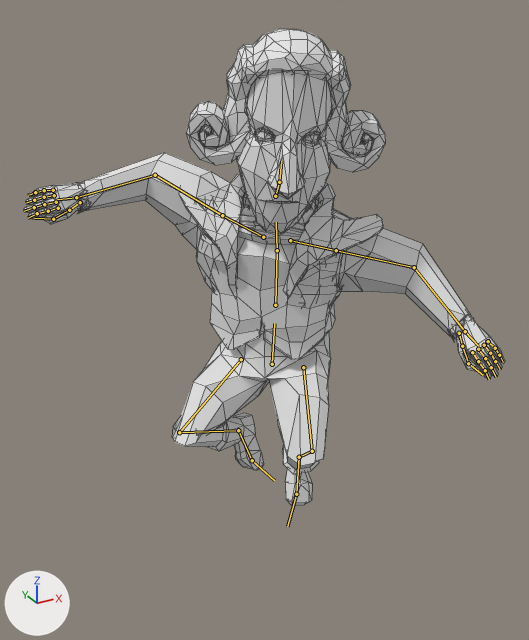
Before and after pictures for a commit that changed the FBX model Assets/Models/pasquale.fbx.
Before and after are seen from a camera (50 mm lens) standing at (-4.6, -8.1, 8.0) and looking at (-0.43, -0.51, 4.2). Arrows for +X, +Y and +Z are at lower left; the lights stay in place. Both versions are drawn at frame 1 of the action 'root|h_jumptoremap'; the numbers are the values there. The bones that bend it are drawn over the model as lines. Mesh edges are drawn as thin lines.

The first picture shows 'LOW', 'LOW.001'.
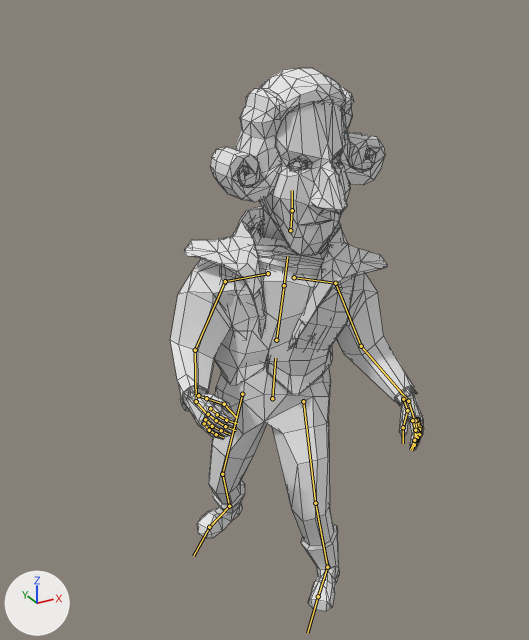
Location of each change, [x1, y1, x2, y2] in pixels of the pictures (529 x 640 px):
```json
{"object": "LOW", "change": "posed", "before": [24, 29, 505, 505], "after": [170, 68, 424, 611], "on screen": "47% narrower, 14% taller"}
{"object": "LOW.001", "change": "posed", "before": [179, 174, 383, 360], "after": [184, 207, 387, 395]}
{"bone": "root.x", "before": "(272, 364) to (274, 323)", "after": "(272, 398) to (275, 358)"}
{"bone": "thigh_stretch.l", "before": "(303, 367) to (312, 451)", "after": "(303, 401) to (315, 503)"}
{"bone": "leg_stretch.l", "before": "(312, 451) to (299, 457)", "after": "(315, 503) to (327, 567)"}
{"bone": "foot.l", "before": "(299, 457) to (296, 494)", "after": "(327, 567) to (318, 596)"}
{"bone": "thigh_stretch.r", "before": "(241, 359) to (179, 432)", "after": "(242, 394) to (222, 474)"}
{"bone": "leg_stretch.r", "before": "(179, 432) to (238, 430)", "after": "(222, 474) to (229, 506)"}
{"bone": "foot.r", "before": "(238, 430) to (252, 460)", "after": "(229, 506) to (209, 527)"}
{"bone": "spine_01.x", "before": "(275, 305) to (277, 250)", "after": "(276, 340) to (284, 285)"}
{"bone": "neck.x", "before": "(275, 196) to (279, 182)", "after": "(290, 230) to (292, 210)"}
{"bone": "head.x", "before": "(279, 182) to (281, 161)", "after": "(292, 210) to (292, 190)"}
{"bone": "shoulder.r", "before": "(263, 237) to (222, 215)", "after": "(268, 273) to (225, 281)"}
{"bone": "arm_stretch.r", "before": "(222, 215) to (155, 175)", "after": "(225, 281) to (195, 350)"}
{"bone": "forearm_stretch.r", "before": "(155, 175) to (76, 197)", "after": "(195, 350) to (196, 401)"}
{"bone": "hand.r", "before": "(76, 197) to (57, 199)", "after": "(196, 401) to (207, 414)"}
{"bone": "shoulder.l", "before": "(290, 240) to (336, 250)", "after": "(294, 277) to (335, 283)"}
{"bone": "arm_stretch.l", "before": "(336, 250) to (414, 267)", "after": "(335, 283) to (361, 346)"}
{"bone": "forearm_stretch.l", "before": "(414, 267) to (465, 331)", "after": "(361, 346) to (408, 401)"}
{"bone": "hand.l", "before": "(465, 331) to (478, 346)", "after": "(408, 401) to (414, 418)"}
```

The change, as JSON lines over the scene's bpy script:
```json
{"block": "bone_root_x", "where": "bone_root_x = bpy.data.objects['root'].pose.bones['root.x']"}
{"op": "set", "path": "bone_root_x.location", "old": "(-6.0, 30.0, 31.0)", "new": "(-5.0, -24.0, 28.0)"}
{"op": "set", "path": "bone_root_x.rotation_quaternion", "old": "(0.929, -0.034, -0.363, -0.058)", "new": "(0.927, -0.082, -0.36, -0.07)", "note": "degrees (-2, -43, -6) -> degrees (-8, -43, -5)"}
{"block": "bone_thigh_stretch_l", "where": "bone_thigh_stretch_l = bpy.data.objects['root'].pose.bones['thigh_stretch.l']  # child of 'root.x'"}
{"op": "set", "path": "bone_thigh_stretch_l.rotation_quaternion", "old": "(0.823, 0.336, -0.162, 0.428)", "new": "(0.979, 0.047, -0.095, 0.175)", "note": "degrees (30, -34, 46) -> degrees (3, -12, 20)"}
{"block": "bone_leg_stretch_l", "where": "bone_leg_stretch_l = bpy.data.objects['root'].pose.bones['leg_stretch.l']  # child of 'thigh_stretch.l'"}
{"op": "set", "path": "bone_leg_stretch_l.rotation_quaternion", "old": "(-0.466, 0.683, 0.009, 0.562)", "new": "(0.934, -0.24, 0.156, -0.215)", "note": "degrees (-84, -51, -54) -> degrees (-32, 11, -29)"}
{"block": "bone_foot_l", "where": "bone_foot_l = bpy.data.objects['root'].pose.bones['foot.l']  # child of 'leg_stretch.l'"}
{"op": "set", "path": "bone_foot_l.rotation_quaternion", "old": "(0.985, 0.099, -0.142, 0.002)", "new": "(0.992, 0.096, -0.081, 0.013)", "note": "degrees (12, -16, -1) -> degrees (11, -9, 1)"}
{"block": "bone_thigh_stretch_r", "where": "bone_thigh_stretch_r = bpy.data.objects['root'].pose.bones['thigh_stretch.r']  # child of 'root.x'"}
{"op": "set", "path": "bone_thigh_stretch_r.rotation_quaternion", "old": "(0.831, 0.295, 0.159, -0.444)", "new": "(0.984, -0.117, 0.12, -0.067)", "note": "degrees (24, 32, -49) -> degrees (-15, 13, -9)"}
{"block": "bone_leg_stretch_r", "where": "bone_leg_stretch_r = bpy.data.objects['root'].pose.bones['leg_stretch.r']  # child of 'thigh_stretch.r'"}
{"op": "set", "path": "bone_leg_stretch_r.rotation_quaternion", "old": "(0.383, -0.566, -0.058, 0.728)", "new": "(0.949, -0.237, 0.069, 0.195)", "note": "degrees (-56, 51, 96) -> degrees (-26, 13, 20)"}
{"block": "bone_foot_r", "where": "bone_foot_r = bpy.data.objects['root'].pose.bones['foot.r']  # child of 'leg_stretch.r'"}
{"op": "set", "path": "bone_foot_r.rotation_quaternion", "old": "(0.977, -0.133, 0.166, 0.029)", "new": "(0.964, 0.232, 0.131, 0.021)", "note": "degrees (-15, 19, 1) -> degrees (28, 14, 6)"}
{"block": "bone_spine_01_x", "where": "bone_spine_01_x = bpy.data.objects['root'].pose.bones['spine_01.x']  # child of 'root.x'"}
{"op": "set", "path": "bone_spine_01_x.rotation_quaternion", "old": "(0.991, 0.128, 0.001, -0.025)", "new": "(0.991, 0.106, 0.05, -0.059)", "note": "degrees (15, 0, -3) -> degrees (12, 6, -6)"}
{"block": "bone_neck_x", "where": "bone_neck_x = bpy.data.objects['root'].pose.bones['neck.x']  # child of 'spine_02.x'"}
{"op": "set", "path": "bone_neck_x.rotation_quaternion", "old": "(0.847, 0.509, 0.139, -0.068)", "new": "(0.975, 0.162, 0.137, 0.073)", "note": "degrees (62, 18, 2) -> degrees (20, 14, 11)"}
{"block": "bone_head_x", "where": "bone_head_x = bpy.data.objects['root'].pose.bones['head.x']  # child of 'neck.x'"}
{"op": "set", "path": "bone_head_x.rotation_quaternion", "old": "(0.828, -0.556, 0.044, 0.048)", "new": "(0.961, -0.208, 0.18, 0.028)", "note": "degrees (-68, 7, 2) -> degrees (-25, 21, -1)"}
{"block": "bone_shoulder_r", "where": "bone_shoulder_r = bpy.data.objects['root'].pose.bones['shoulder.r']  # child of 'spine_02.x'"}
{"op": "set", "path": "bone_shoulder_r.location", "old": "(0.0, 0.0, 0.0)", "new": "(1.0, 6.0, 4.0)"}
{"op": "set", "path": "bone_shoulder_r.rotation_quaternion", "old": "(0.878, -0.168, -0.438, 0.095)", "new": "(0.945, 0.037, -0.228, -0.231)", "note": "degrees (-34, -48, 28) -> degrees (11, -24, -30)"}
{"block": "bone_arm_stretch_r", "where": "bone_arm_stretch_r = bpy.data.objects['root'].pose.bones['arm_stretch.r']  # child of 'shoulder.r'"}
{"op": "set", "path": "bone_arm_stretch_r.rotation_quaternion", "old": "(0.972, -0.014, 0.205, 0.113)", "new": "(0.853, 0.383, 0.332, -0.127)", "note": "degrees (1, 24, 13) -> degrees (49, 42, 3)"}
{"block": "bone_forearm_stretch_r", "where": "bone_forearm_stretch_r = bpy.data.objects['root'].pose.bones['forearm_stretch.r']  # child of 'arm_stretch.r'"}
{"op": "set", "path": "bone_forearm_stretch_r.rotation_quaternion", "old": "(0.97, -0.009, 0.015, -0.243)", "new": "(0.932, 0.01, 0.019, -0.363)", "note": "degrees (-1, 1, -28) -> degrees (0, 2, -43)"}
{"block": "bone_hand_r", "where": "bone_hand_r = bpy.data.objects['root'].pose.bones['hand.r']  # child of 'forearm_stretch.r'"}
{"op": "set", "path": "bone_hand_r.rotation_quaternion", "old": "(0.945, 0.316, -0.083, -0.004)", "new": "(0.993, -0.093, 0.032, 0.073)", "note": "degrees (37, -9, -3) -> degrees (-10, 4, 8)"}
{"block": "bone_shoulder_l", "where": "bone_shoulder_l = bpy.data.objects['root'].pose.bones['shoulder.l']  # child of 'spine_02.x'"}
{"op": "set", "path": "bone_shoulder_l.location", "old": "(0.0, 0.0, 0.0)", "new": "(-1.0, -6.0, 4.0)"}
{"op": "set", "path": "bone_shoulder_l.rotation_quaternion", "old": "(0.88, 0.104, 0.463, 0.008)", "new": "(0.959, 0.122, 0.204, -0.152)", "note": "degrees (19, 54, 11) -> degrees (11, 25, -15)"}
{"block": "bone_arm_stretch_l", "where": "bone_arm_stretch_l = bpy.data.objects['root'].pose.bones['arm_stretch.l']  # child of 'shoulder.l'"}
{"op": "set", "path": "bone_arm_stretch_l.rotation_quaternion", "old": "(0.968, -0.066, -0.231, -0.071)", "new": "(0.792, 0.396, -0.461, 0.051)", "note": "degrees (-6, -27, -7) -> degrees (66, -50, -27)"}
{"block": "bone_forearm_stretch_l", "where": "bone_forearm_stretch_l = bpy.data.objects['root'].pose.bones['forearm_stretch.l']  # child of 'arm_stretch.l'"}
{"op": "set", "path": "bone_forearm_stretch_l.rotation_quaternion", "old": "(0.981, 0.003, -0.095, 0.172)", "new": "(0.973, 0.028, 0.085, 0.212)", "note": "degrees (-2, -11, 20) -> degrees (5, 9, 25)"}
{"block": "bone_hand_l", "where": "bone_hand_l = bpy.data.objects['root'].pose.bones['hand.l']  # child of 'forearm_stretch.l'"}
{"op": "set", "path": "bone_hand_l.rotation_quaternion", "old": "(0.962, 0.236, 0.138, 0.0)", "new": "(0.968, 0.014, 0.199, 0.151)", "note": "degrees (28, 15, 4) -> degrees (5, 22, 19)"}
```
